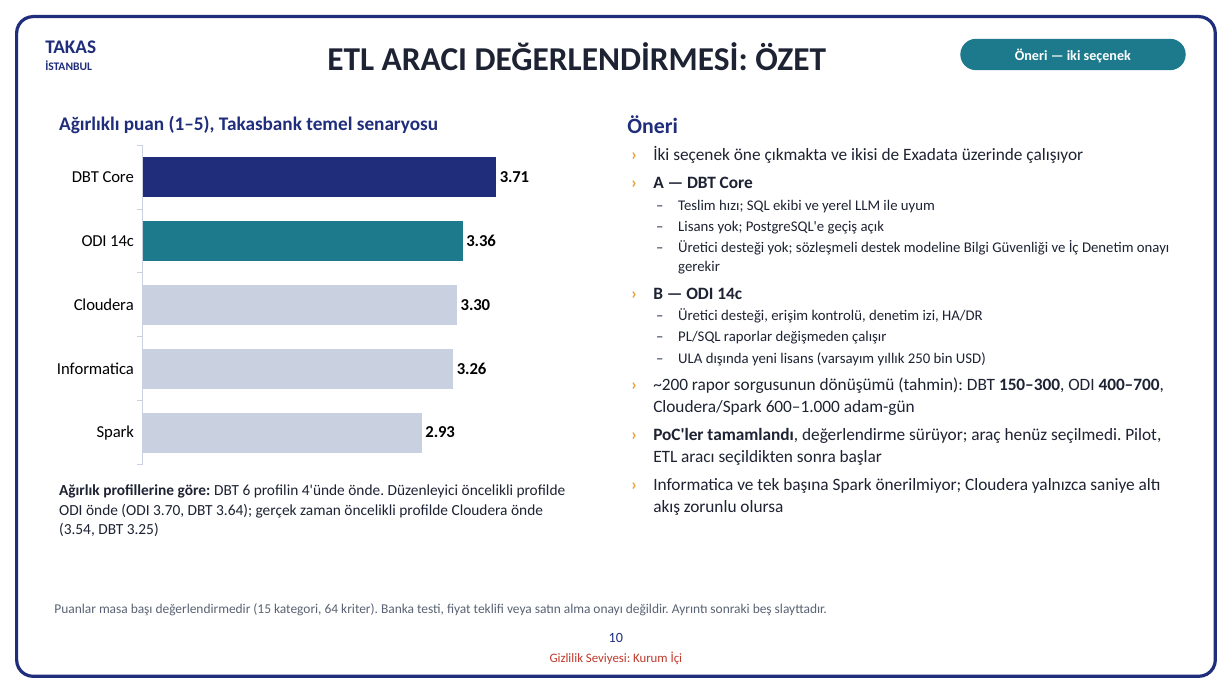
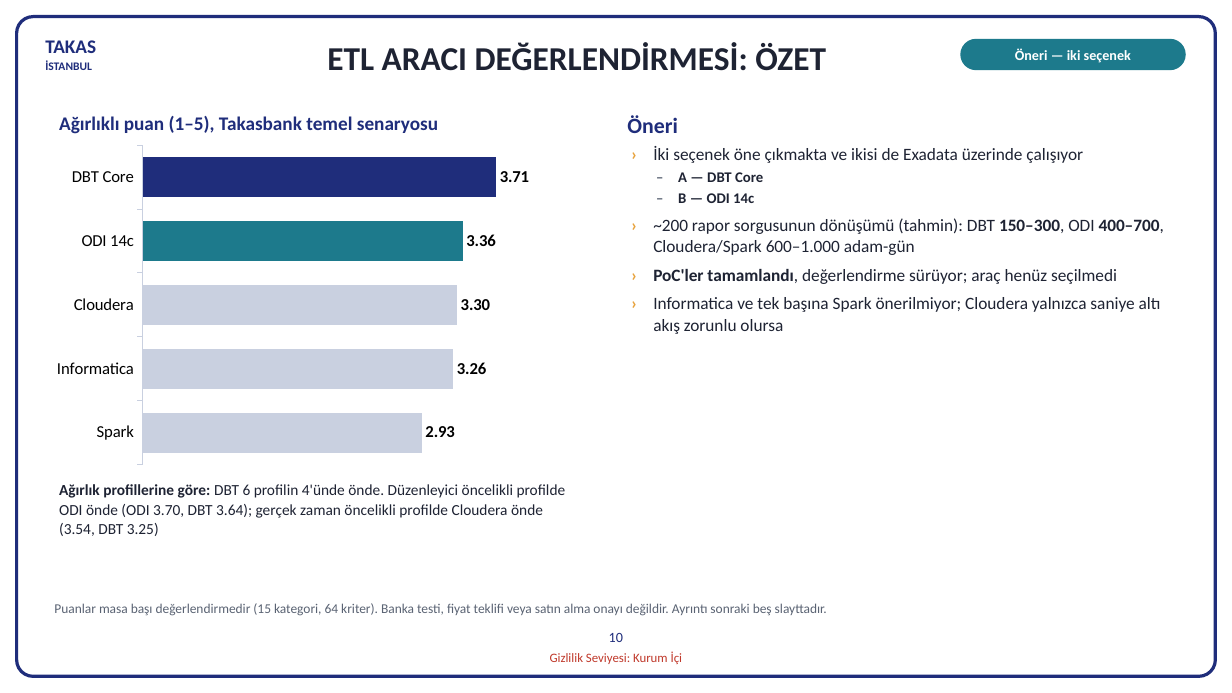
Before and after one commit to hanifidemirel0/Cursor-Projects, a slide deck: slide 10 of outputs/dwh-sunum-kasim-2026/5 - DWHSunum_Kasim2026.pptx. Drawn at 1232x693 pixels with LibreOffice and Linux fonts; fonts in the diff are those of the drawing. Boxes give left, top, right and bottom in pixels: in the first picture for what was removed or moved away, otherwise in the second. Text is boxed around its words. In the diff, an @@ line names an element or a change of style, - is before the commit and + after.

```diff
--- a/outputs/dwh-sunum-kasim-2026/5 - DWHSunum_Kasim2026.pptx
+++ b/outputs/dwh-sunum-kasim-2026/5 - DWHSunum_Kasim2026.pptx
@@ text at (678,172,763,203): text changed; bold on @@
-› A — DBT Core
-– Teslim hızı; SQL ekibi ve yerel LLM ile uyum
-– Lisans yok; PostgreSQL'e geçiş açık
-– Üretici desteği yok; sözleşmeli destek modeline Bilgi Güvenliği ve İç Denetim onayı gerekir
-› B — ODI 14c
-– Üretici desteği, erişim kontrolü, denetim izi, HA/DR
-– PL/SQL raporlar değişmeden çalışır
-– ULA dışında yeni lisans (varsayım yıllık 250 bin USD)
+– A — DBT Core
+– B — ODI 14c
@@ text at (653,269,1117,284): text changed @@
-› PoC'ler tamamlandı, değerlendirme sürüyor; araç henüz seçilmedi. Pilot, ETL aracı seçildikten sonra başlar
+› PoC'ler tamamlandı, değerlendirme sürüyor; araç henüz seçilmedi
```
Also in this commit, not shown: 5 other slides changed, 3 other files.
